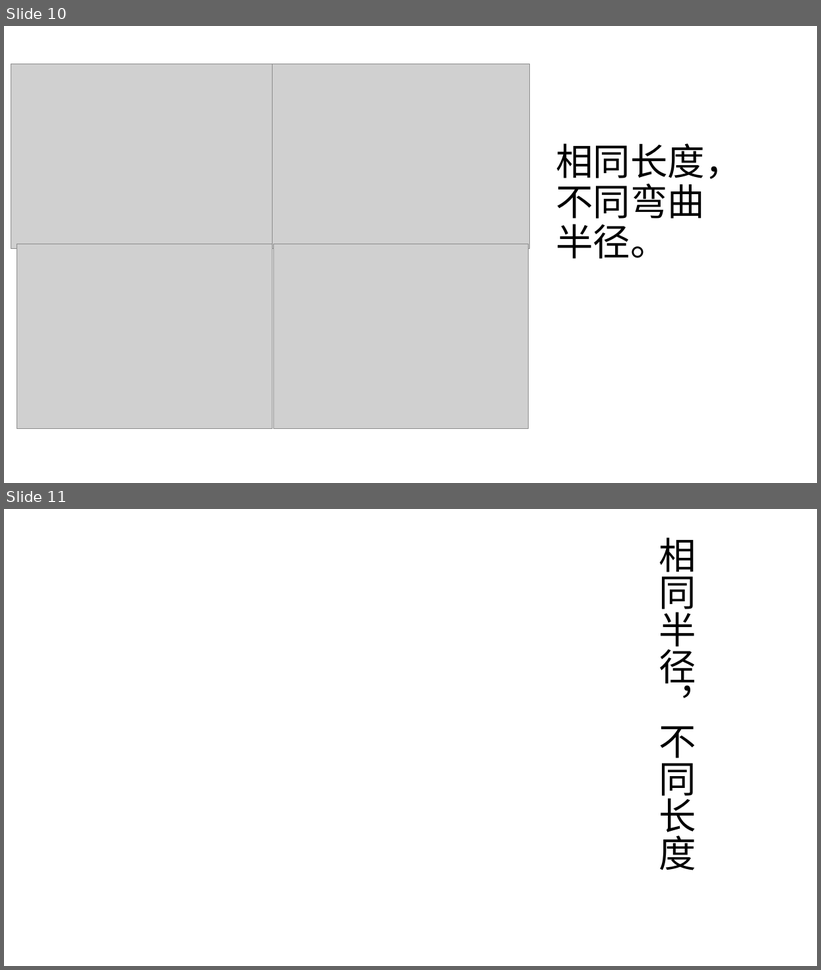
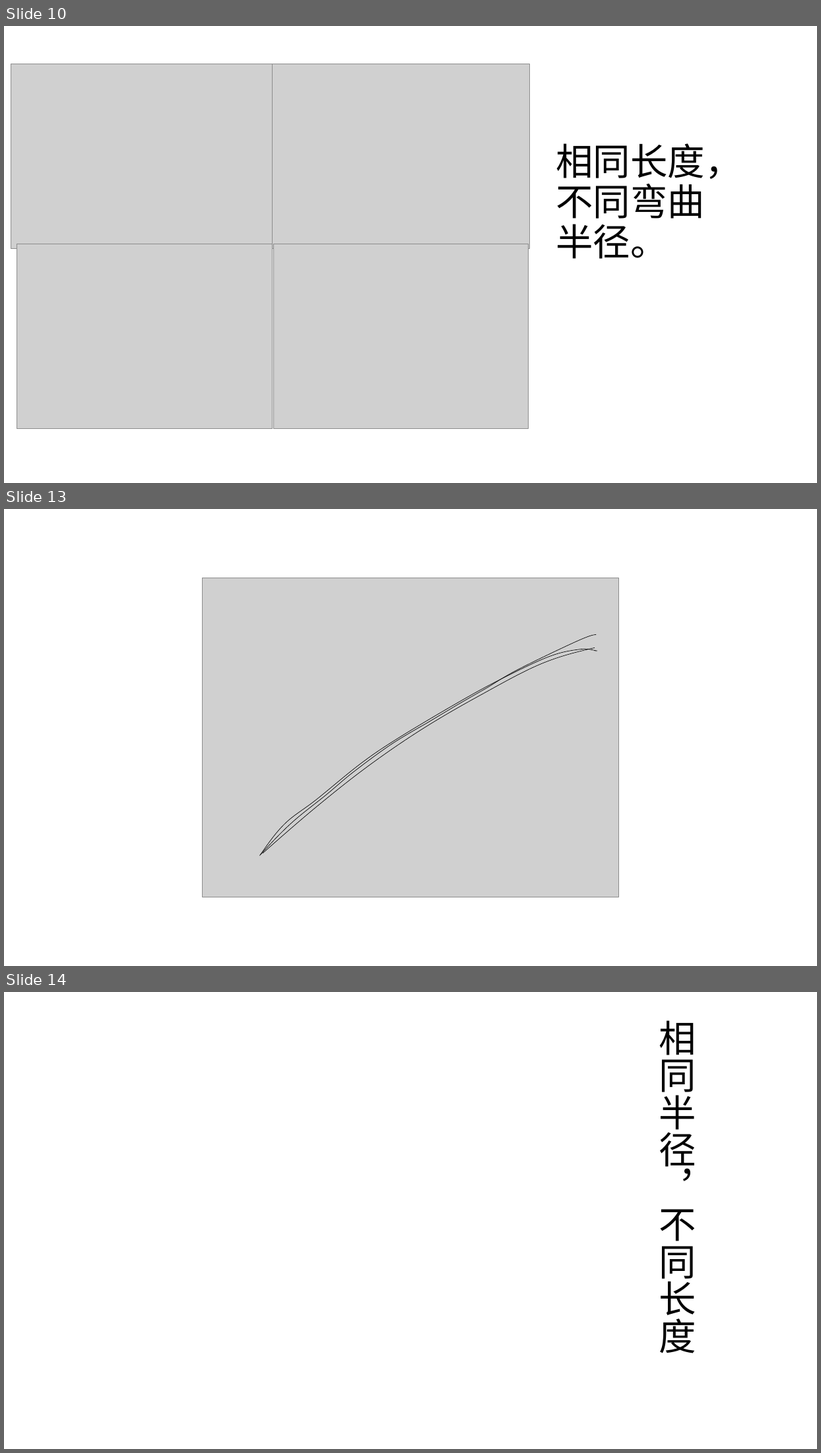
Before and after one commit to alwee021/CV, a slide deck: 毕业论文/论文用图.pptx. Shown one above the other, each under a label of ours: slides 10 and 11 before the commit, slides 10, 13 and 14 after it; the slides between them are not shown. The pictures are 821x970 and 821x1453 pixels, drawn with LibreOffice and Linux fonts; fonts in the diff are those of the drawing; grey boxes stand for pictures. Boxes give left, top, right and bottom in pixels: in the first picture for what was removed or moved away, otherwise in the second. Text is boxed around its words. In the diff, an @@ line names an element or a change of style, - is before the commit and + after.

```diff
--- a/毕业论文/论文用图.pptx
+++ b/毕业论文/论文用图.pptx
@@ slide 13 added at bbox=[4, 509, 817, 966], background #FFFFFF @@
@@ picture added at bbox=[202, 578, 619, 898] @@
@@ freeform shape added at bbox=[259, 634, 596, 856], outline #000000 0.5 pt @@
@@ freeform shape added at bbox=[260, 650, 597, 855], outline #000000 0.5 pt @@
@@ freeform shape added at bbox=[263, 648, 595, 854], outline #000000 0.5 pt @@
@@ what was slide 11 is now slide 14 @@
```
Also in this commit, not shown: 2 slides changed, 5 other slides added, 1 slide removed, 25 other files.
